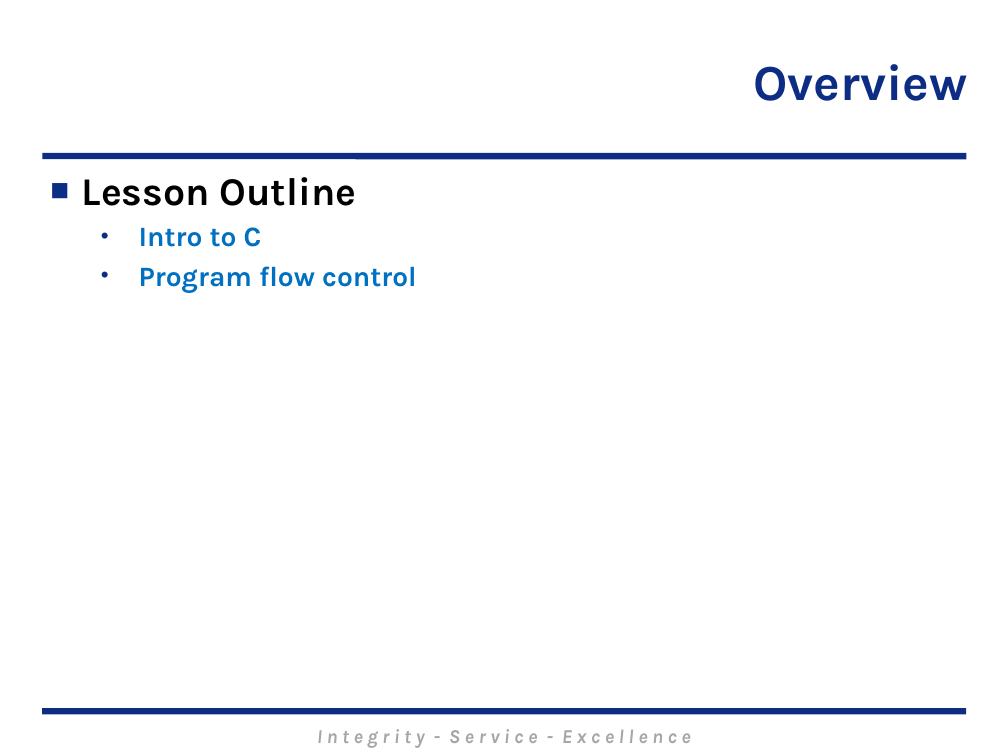
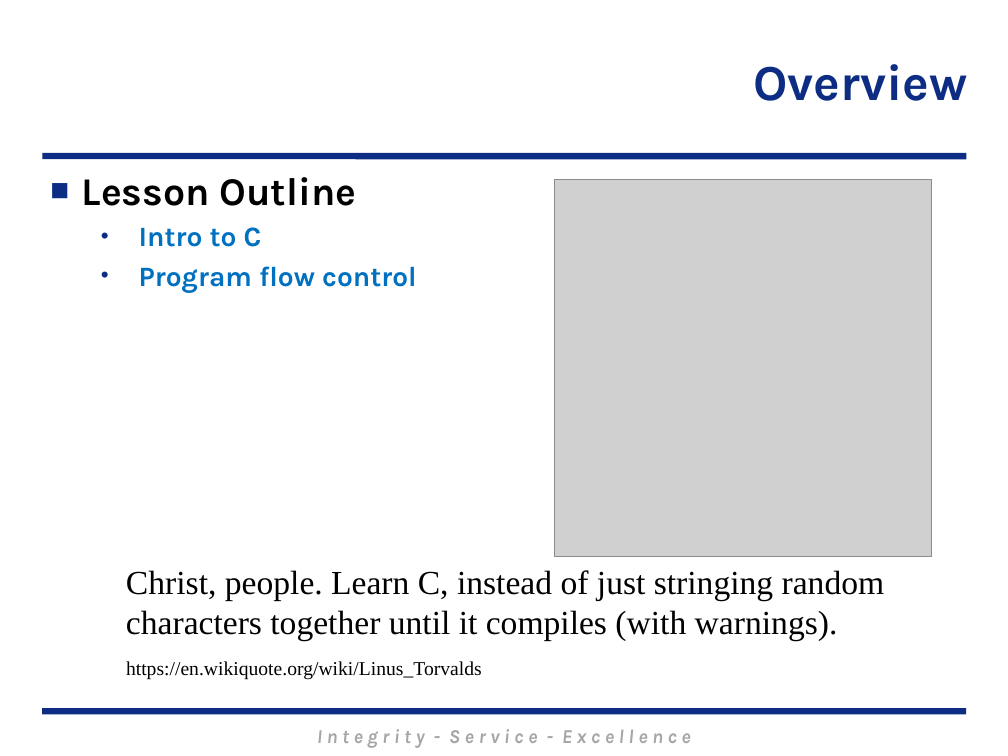
Before and after one commit to MarsUniversity/ECE382, a slide deck: slide 2 of source/lessons/lsn20/Lsn20.pptx. Drawn at 1008x756 pixels with LibreOffice and Linux fonts; fonts in the diff are those of the drawing; grey boxes stand for pictures; background and template pictures are left out. Boxes give left, top, right and bottom in pixels: in the first picture for what was removed or moved away, otherwise in the second. Text is boxed around its words. In the diff, an @@ line names an element or a change of style, - is before the commit and + after.

```diff
--- a/source/lessons/lsn20/Lsn20.pptx
+++ b/source/lessons/lsn20/Lsn20.pptx
@@ picture added at (x1=554, y1=179, x2=931, y2=556) @@
@@ text added at (x1=126, y1=570, x2=885, y2=641), 24 pt, text #000000 @@
+Christ, people. Learn C, instead of just stringing random characters together until it compiles (with warnings).
@@ text added at (x1=126, y1=661, x2=482, y2=680), 14 pt, text #000000 @@
+https://en.wikiquote.org/wiki/Linus_Torvalds
```
Also in this commit, not shown: 4 other slides changed, 1 slide added, 5 other files.
